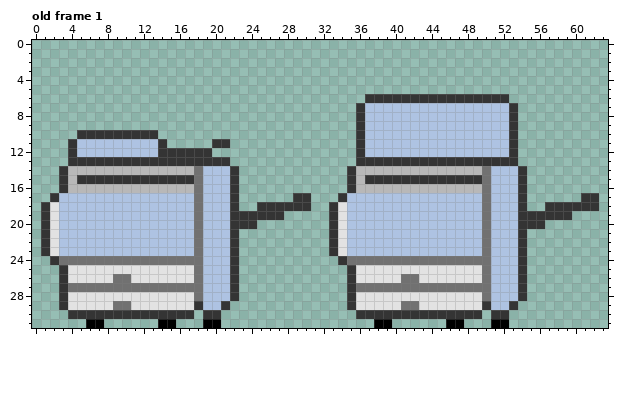
Two states of a pixel-art file, Assets/Artwork/Photocopier.aseprite. The first picture shows the starting point.
64x32 pixels, 1 frame. Shown: old frame 1. The commit also changed other frames, which this record leaves out.
The result:
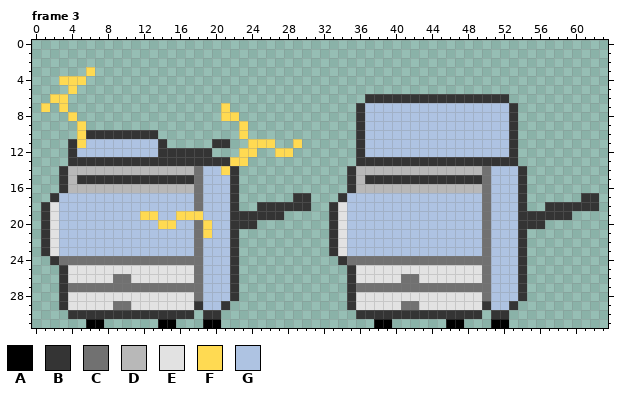
Palette (. is transparent): A #000000  B #343434  C #717171  D #b8b8b8  E #e2e2e2  F #ffda52  G #aec3e2
A new or re-ordered frame is compared with the old frame closest to it.
Diff:
frames 1 -> 3
layer "Sparkls" added
Changed rows in their new state; - is an unchanged pixel.
Frame 3 is new; against old frame 1, layer "Sparkls":
first column x 1:
 3 -----F-----------------------
 4 --FFF------------------------
 5 ---F-------------------------
 6 -FF--------------------------
 7 F-F-----------------F--------
 8 ---F----------------FF-------
 9 ----F-----------------F------
10 ----F-----------------F------
11 ----F------------------FFF--F
12 ----------------------FF--FF-
13 ---------------------FF------
14 --------------------F--------
first column x 12:
19 FF--FFF-
20 --FF---F
21 -------F
